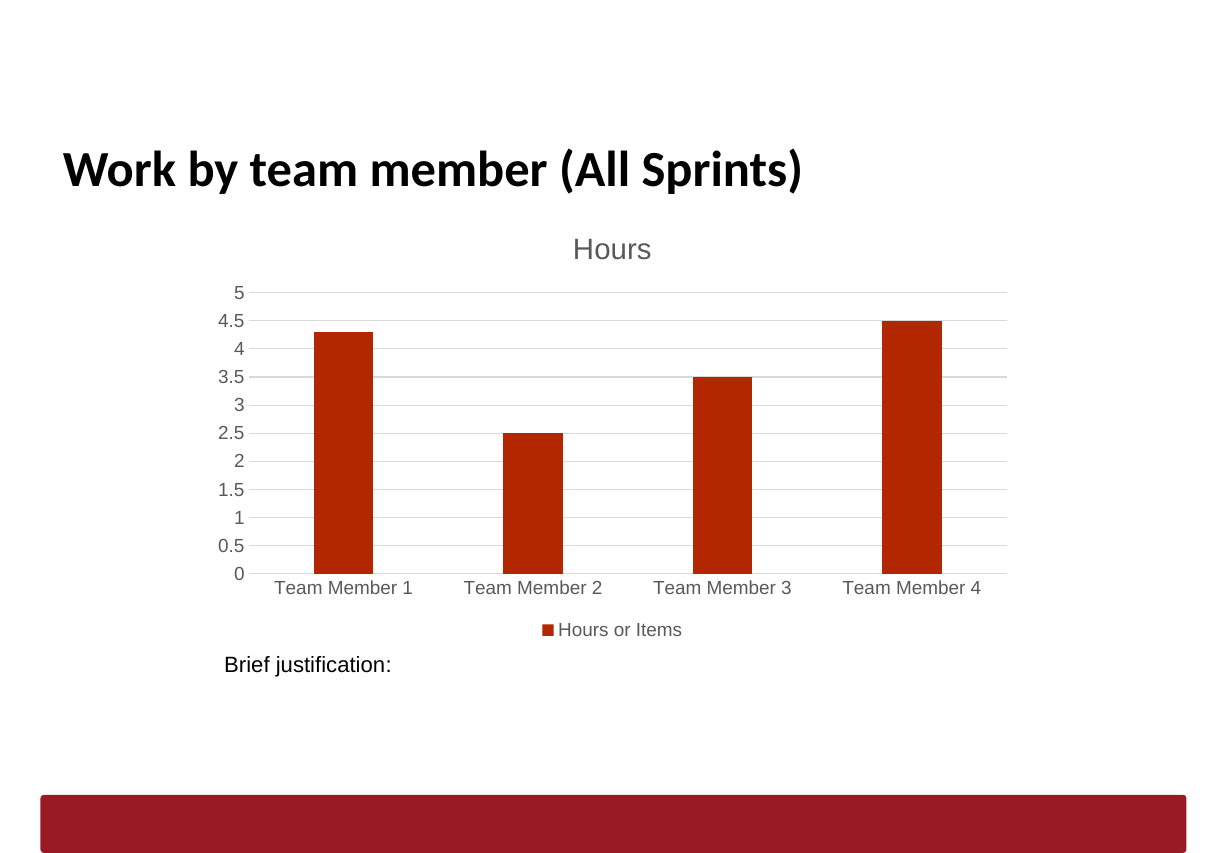
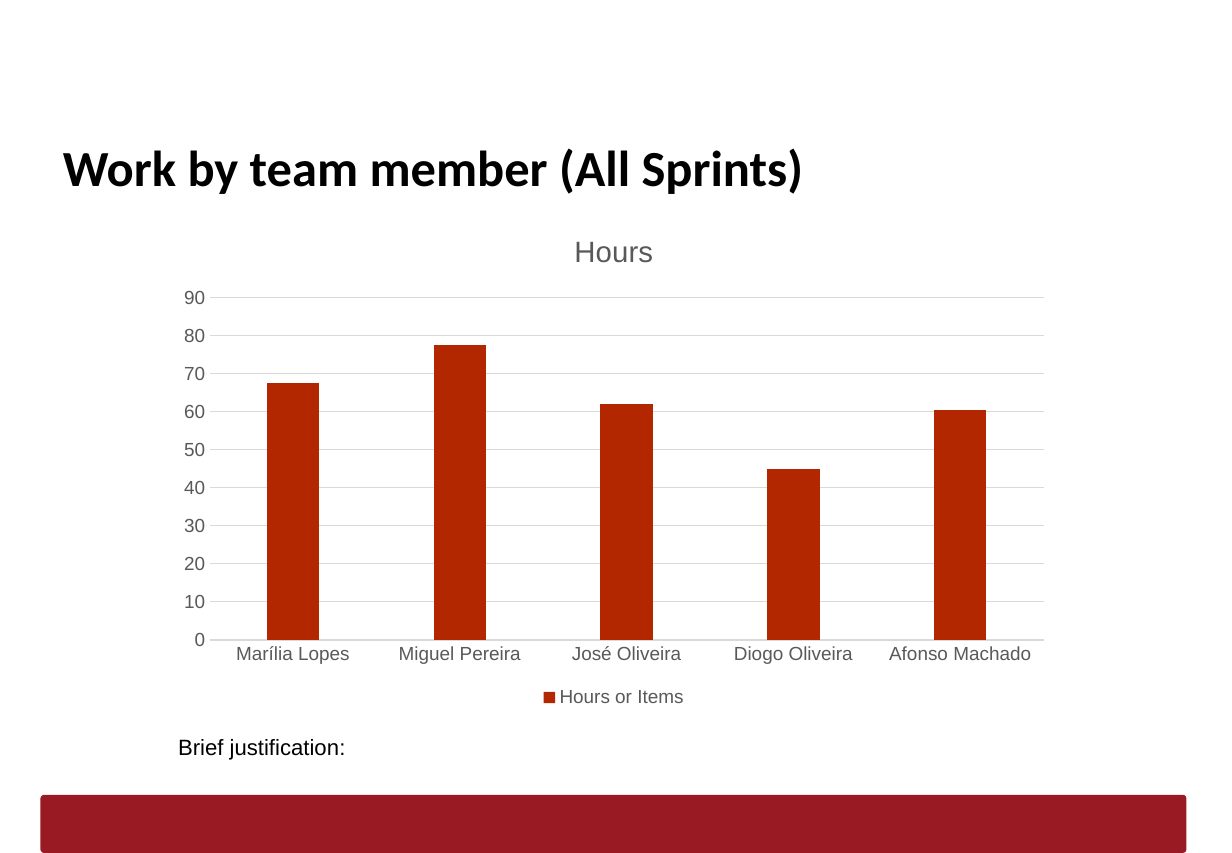
Before and after one commit to AfonsoMachado1892/Logistics-on-Rails, a slide deck: slide 7 of Scrum/sprint3/Report/LAPR3-Report-Sprint3_G092.pptx. Drawn at 1232x853 pixels with LibreOffice and Linux fonts; fonts in the diff are those of the drawing; background and template pictures are left out. Boxes give left, top, right and bottom in pixels: in the first picture for what was removed or moved away, otherwise in the second. Text is boxed around its words. In the diff, an @@ line names an element or a change of style, - is before the commit and + after.

```diff
--- a/Scrum/sprint3/Report/LAPR3-Report-Sprint3_G092.pptx
+++ b/Scrum/sprint3/Report/LAPR3-Report-Sprint3_G092.pptx
@@ column chart at (166, 210, 1061, 712) @@
-categories: Team Member 1, Team Member 2, Team Member 3, Team Member 4
+categories: Marília Lopes, Miguel Pereira, José Oliveira, Diogo Oliveira, Afonso Machado
-Hours or Items: 4.3, 2.5, 3.5, 4.5
+Hours or Items: 68, 78, 62, 45, 60
@@ column chart: place and size @@
-column chart at (201, 208, 1023, 645)
+column chart at (166, 210, 1061, 712)
@@ text "Brief justification:": place and size @@
-text "Brief justification:" at (224, 656, 392, 677)
+text "Brief justification:" at (178, 739, 346, 760)
```
Also in this commit, not shown: 4 other slides changed, 1 other file.
